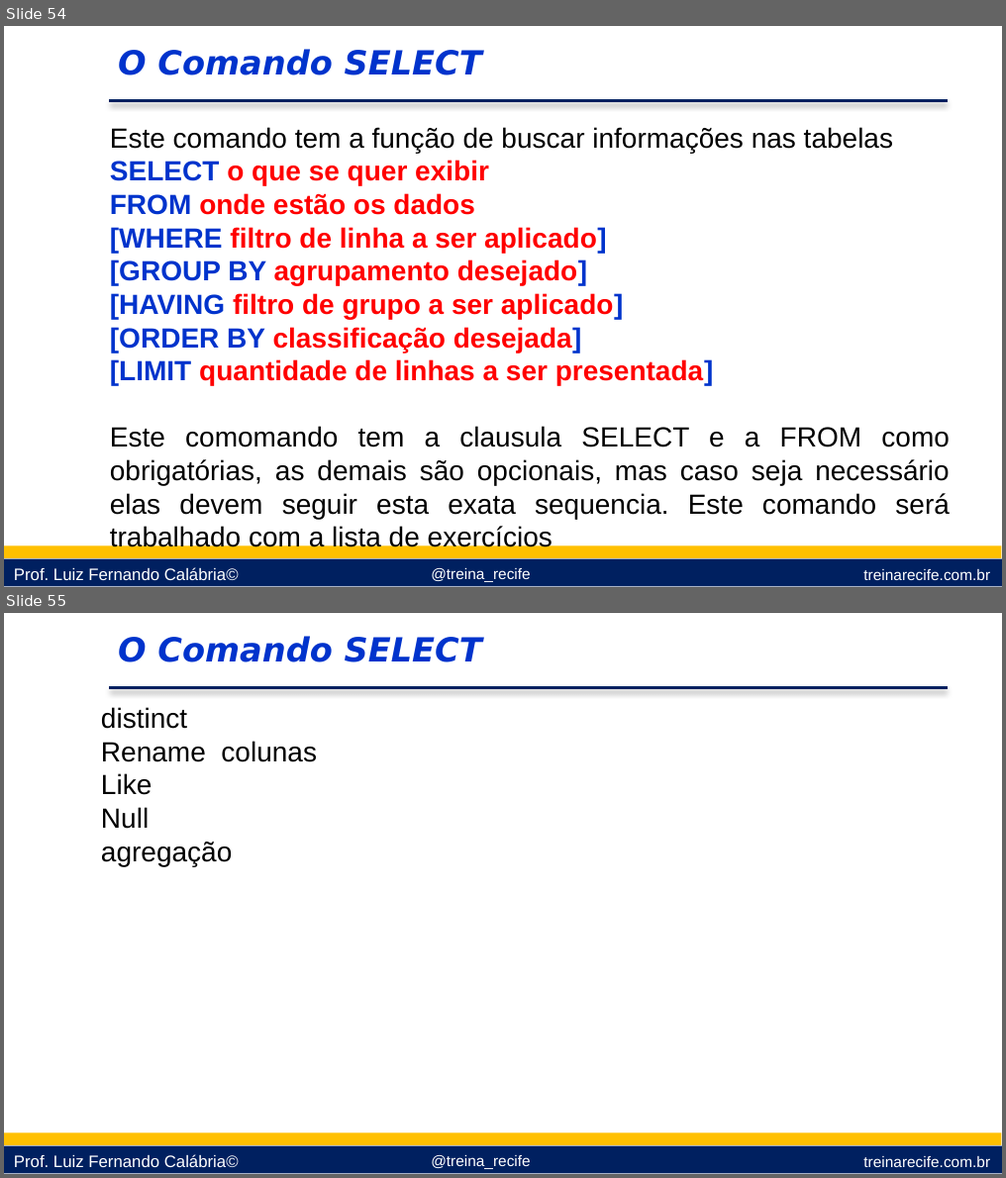
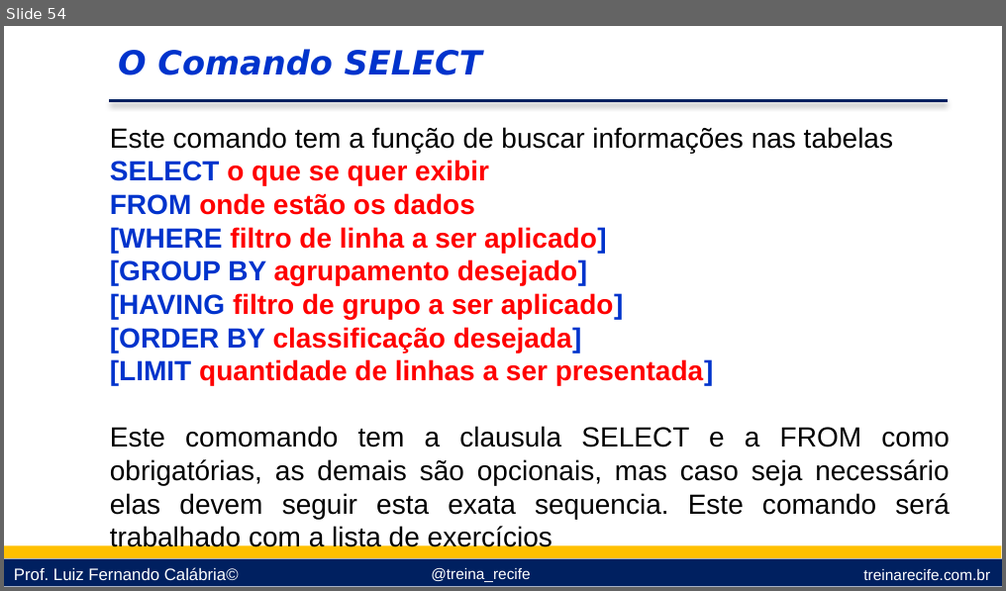
Before and after one commit to lfcalabria/sql, a slide deck: Apresentação/sql.pptx. Shown one above the other, each under a label of ours: slides 54 and 55 before the commit, slide 54 after it. The pictures are 1006x1178 and 1006x591 pixels, drawn with LibreOffice and Linux fonts; fonts in the diff are those of the drawing; background and template pictures are left out. Boxes give left, top, right and bottom in pixels: in the first picture for what was removed or moved away, otherwise in the second. Text is boxed around its words. In the diff, an @@ line names an element or a change of style, - is before the commit and + after.

```diff
--- a/Apresentação/sql.pptx
+++ b/Apresentação/sql.pptx
@@ slide 55 removed at (4,613,1002,1174), background #FFFFFF; not listed: 6 template elements that a slide beside it also shows @@
@@ text removed at (118,636,482,663) @@
-O Comando SELECT
@@ text removed at (101,707,317,866) @@
-distinct
-Rename colunas
-Like
-Null
-agregação
```
Also in this commit, not shown: 4 slides added.
